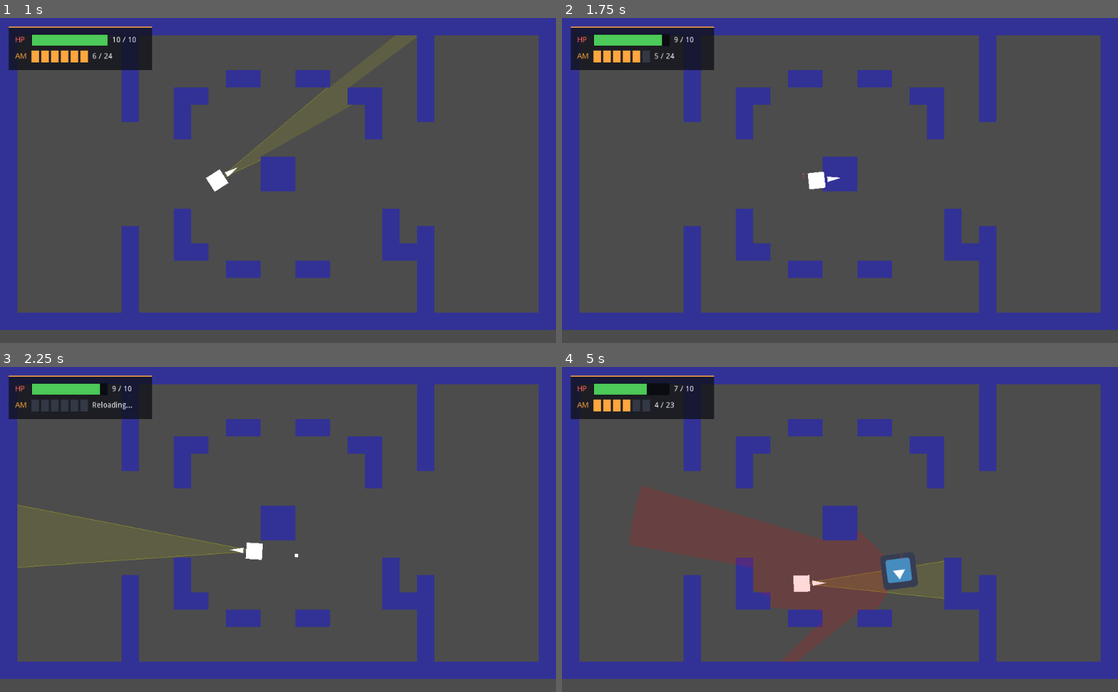
Above: before the commit, frames 1-4 (two rows, left to right).
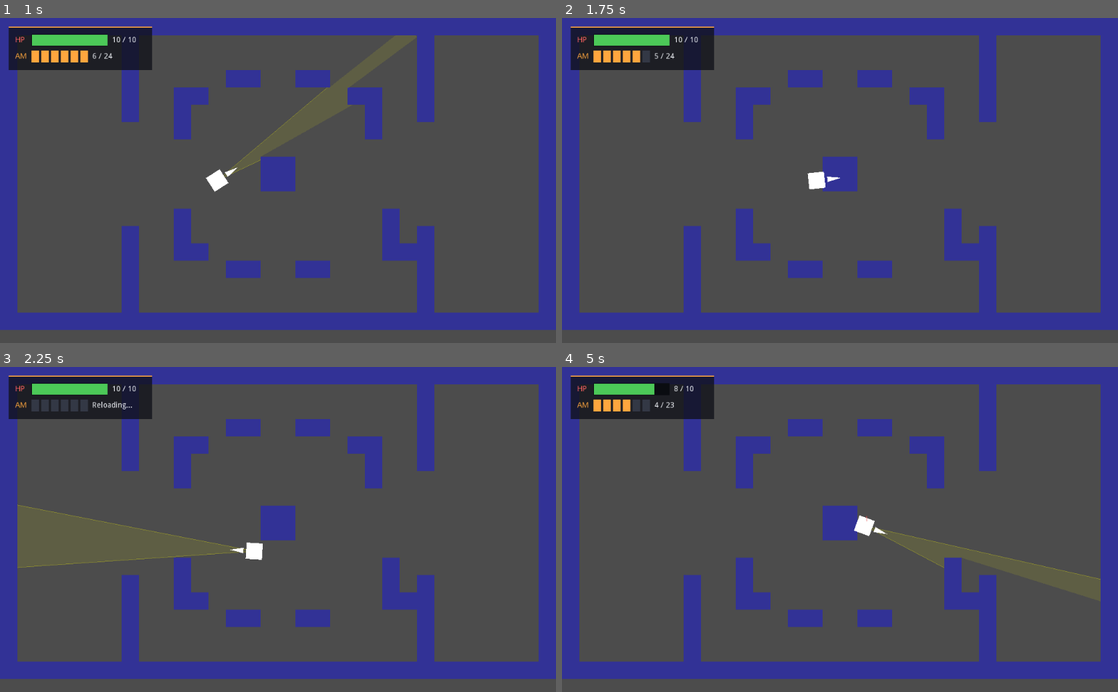
Above: after the commit, the same moments.

Repository: tvorj/topdownshooter
Game: Godot game, scene res://MainMenu.tscn
Same seed, same stepped clock (60 frames per second), same inputs: the game is played once before the commit and once after it. The engine's default icon, where the game draws it, is replaced by a stand-in: a white triangle on a blue panel in a dark square.
Inputs (mouse positions are in pixels of both pictures, inside the frame that each line leads up to):
- Up to frame 1 (1 s): click "Single Player" at 0.5 s
- Up to frame 2 (1.75 s): tap Enter at 1.25 s; move the mouse to (962, 164) at 1.27 s; hold D (move_right) from 1.28 s (still down); click (962, 164) at 1.35 s
- Up to frame 3 (2.25 s): tap Space at 2 s; move the mouse to (166, 545) at 2.02 s; release D (move_right) at 2.03 s; hold S (move_down) from 2.03 s (still down); tap R at 2.1 s
- Up to frame 4 (5 s): move the mouse to (895, 458) at 2.77 s; release S (move_down) at 2.78 s; hold D (move_right) 2.78-3.53 s; click (895, 458) at 2.85 s; move the mouse to (812, 594) at 3.52 s; hold W (move_up) 3.53-4.28 s; tap R at 3.6 s; click (812, 594) at 3.67 s; move the mouse to (1006, 578) at 4.27 s; hold A (move_left) from 4.28 s (still down); click (1006, 578) at 4.35 s

Frame 1 is identical in both runs. In frame 2, 0.1% of the frame differs, in the area x 17-44%, y 5-50%; in frame 3, 0.1%; in frame 4, 10%, in the area x 12-97%, y 5-91%.

Commit message:
enemy fov fix

Diff:
--- a/enemy.gd
+++ b/enemy.gd
@@ -3,8 +3,8 @@
 export var speed = 80
 export var hp = 3
 
-export var vision_distance = 500
-export var vision_angle = 103
+export var vision_distance = 5000
+export var vision_angle = 45
 
 export(PackedScene) var BulletScene
 export var shoot_cooldown = 1.0
